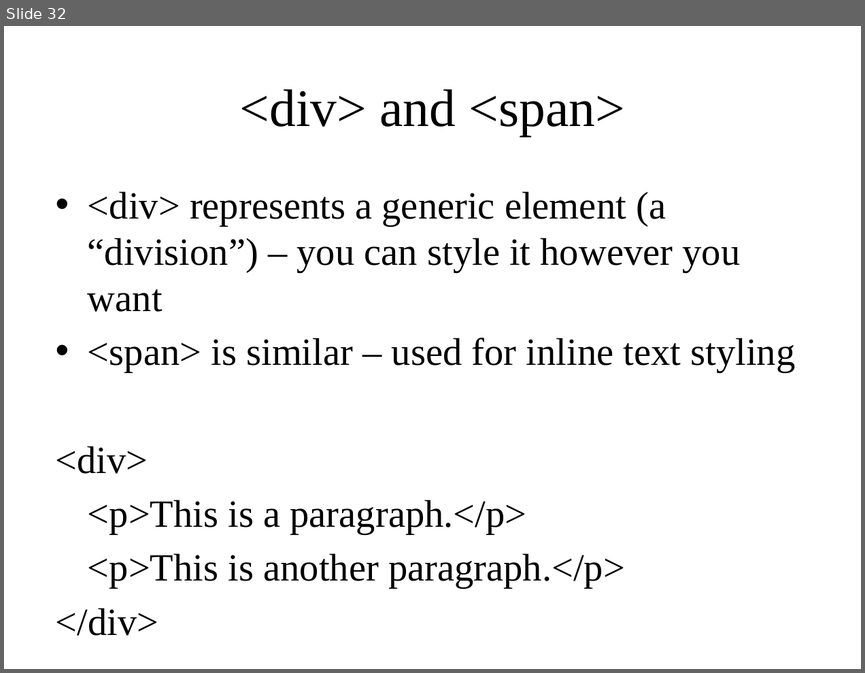
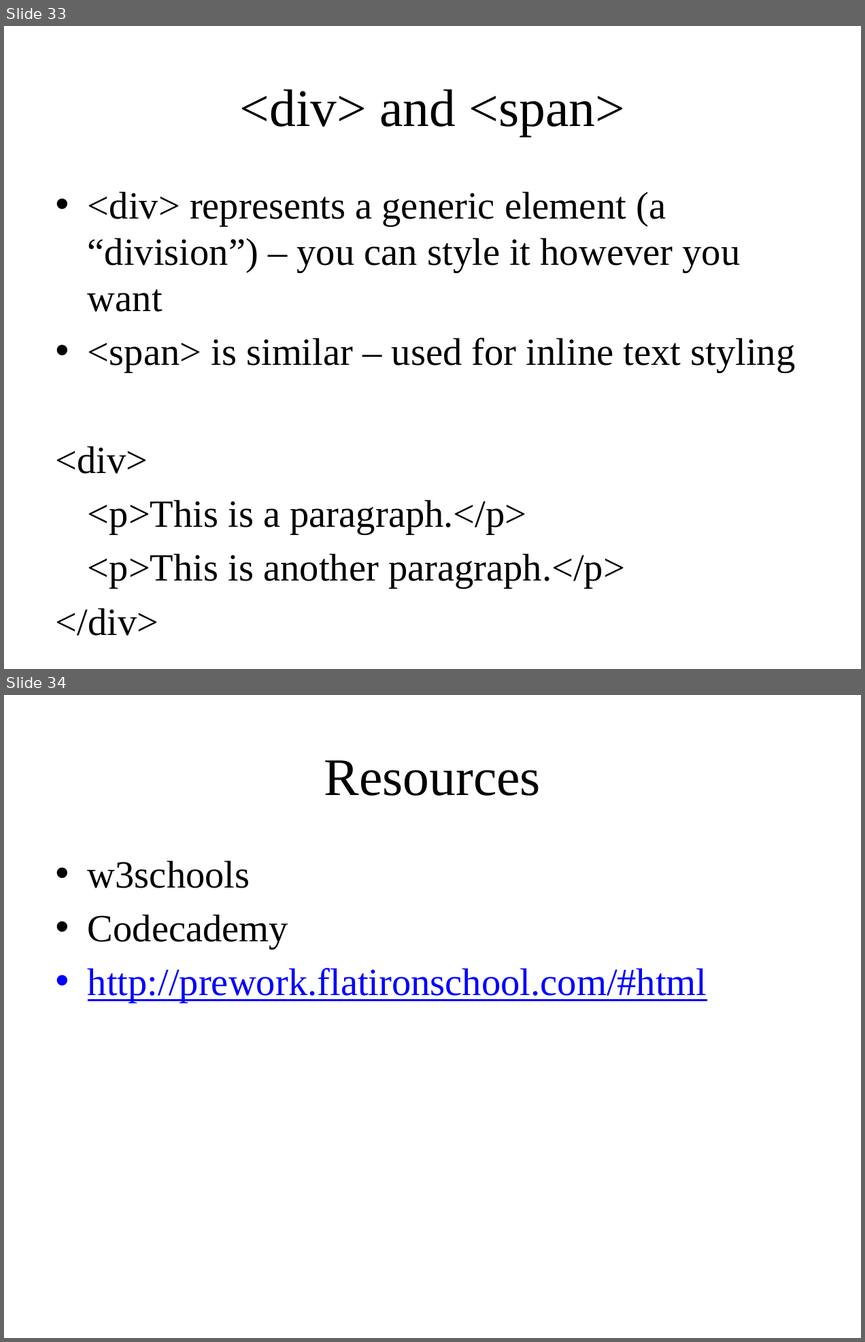
Before and after one commit to nicolethenerd/nycda-iwdd-lesson-1, a slide deck: lesson1.pptx. Shown one above the other, each under a label of ours: slide 32 before the commit, slides 33 and 34 after it. The pictures are 865x673 and 865x1342 pixels, drawn with LibreOffice and Linux fonts; fonts in the diff are those of the drawing. Boxes give left, top, right and bottom in pixels: in the first picture for what was removed or moved away, otherwise in the second. Text is boxed around its words. In the diff, an @@ line names an element or a change of style, - is before the commit and + after.

Commit message:
update slides

```diff
--- a/lesson1.pptx
+++ b/lesson1.pptx
@@ slide 34 added at [4,695,861,1338], background #FFFFFF @@
@@ title added at [324,760,541,796], 63 pt, text #000000 @@
+Resources
@@ text added at [88,860,707,1003], 46 pt, text #0000FF, underline @@
+• w3schools
+• Codecademy
+• http://prework.flatironschool.com/#html
@@ what was slide 32 is now slide 33 @@
```
Also in this commit, not shown: 1 slide changed.
